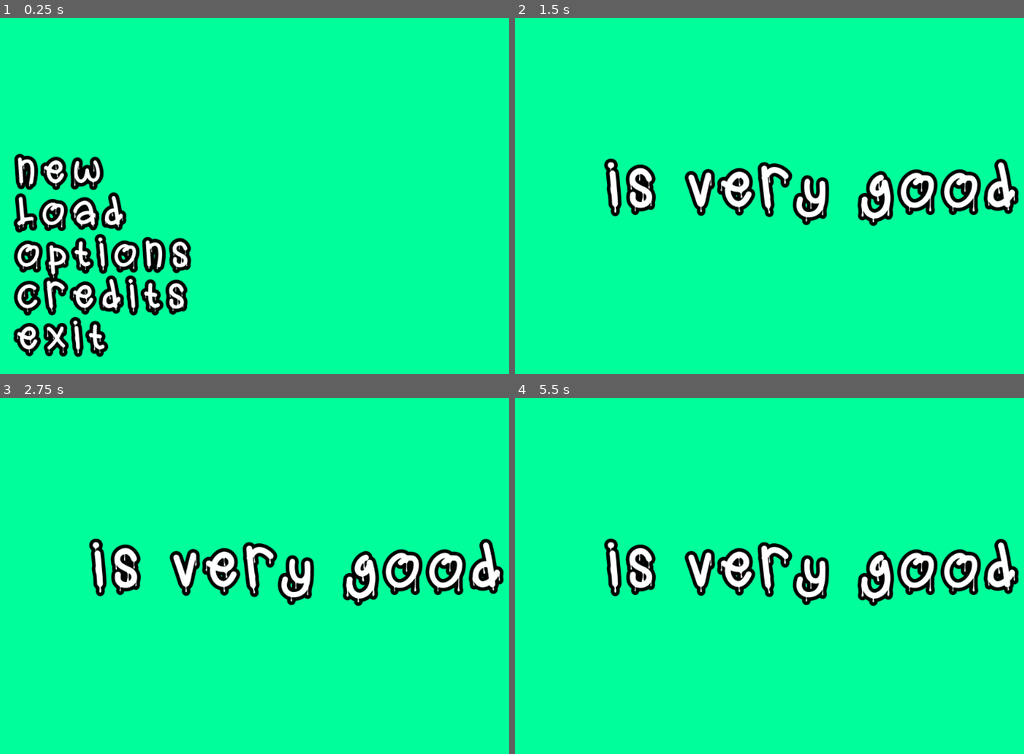
Above: before the commit, frames 1-4 (two rows, left to right).
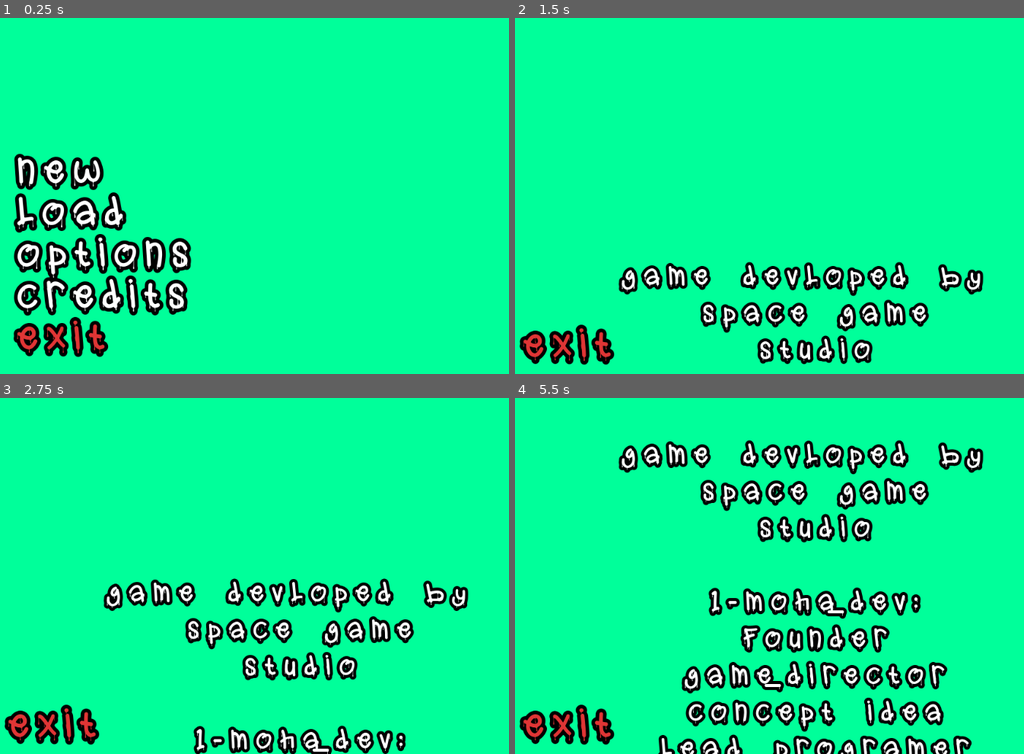
Above: after the commit, the same moments.

Repository: moha2008dev/slime-shift
Game: Godot game, scene res://scenes/main_menu.tscn
Two runs of this game, one before a commit and one after it. Both use one fixed random seed, a clock stepped at 60 frames per second and the inputs below.
Inputs (mouse positions are in pixels of both pictures, inside the frame that each line leads up to):
- Up to frame 1 (0.25 s): no input
- Up to frame 2 (1.5 s): click (616, 295) at 0.5 s
- Up to frame 3 (2.75 s): no input
- Up to frame 4 (5.5 s): no input

The runs differ from the first frame. In frame 1, 0.5% of the frame differs, in the area x 3-21%, y 85-95%; in frame 2, 14%; in frame 3, 15%; in frame 4, 24%, in the area x 0-99%, y 11-100%.

Commit message:
some eddits and adding a credit.tcn

Diff:
--- /dev/null
+++ b/scenes/credits.gd
@@ -0,0 +1,15 @@
+extends Control
+
+var previos_scene = "res://scenes/main_menu.tscn"
+
+func _ready():
+	$credits_up.play("up")
+
+func _on_TextureButton_pressed():
+	get_tree().change_scene(previos_scene)
+
+
+
+func _on_credits_up_animation_finished(anim_name):
+	if anim_name == "up":
+		get_tree().change_scene(previos_scene)
--- /dev/null
+++ b/scenes/credits.tscn
@@ -0,0 +1,121 @@
+[gd_scene load_steps=8 format=2]
+
+[ext_resource path="res://fonts/SlimeDrip-m2GJv.ttf" type="DynamicFontData" id=1]
+[ext_resource path="res://scenes/credits.gd" type="Script" id=2]
+
+[sub_resource type="StyleBoxFlat" id=1]
+bg_color = Color( 0, 1, 0.607843, 1 )
+
+[sub_resource type="DynamicFont" id=2]
+size = 65
+outline_size = 6
+outline_color = Color( 0, 0, 0, 1 )
+extra_spacing_char = 14
+font_data = ExtResource( 1 )
+
+[sub_resource type="DynamicFont" id=3]
+size = 45
+outline_size = 5
+outline_color = Color( 0, 0, 0, 1 )
+extra_spacing_bottom = 13
+extra_spacing_char = 14
+extra_spacing_space = 17
+font_data = ExtResource( 1 )
+
+[sub_resource type="Animation" id=4]
+length = 0.001
+tracks/0/type = "value"
+tracks/0/path = NodePath("credis:rect_position")
+tracks/0/interp = 1
+tracks/0/loop_wrap = true
+tracks/0/imported = false
+tracks/0/enabled = true
+tracks/0/keys = {
+"times": PoolRealArray( 0 ),
+"transitions": PoolRealArray( 1 ),
+"update": 0,
+"values": [ Vector2( 54.5, 400 ) ]
+}
+
+[sub_resource type="Animation" id=5]
+resource_name = "up"
+length = 20.0
+tracks/0/type = "value"
+tracks/0/path = NodePath("credis:rect_position")
+tracks/0/interp = 1
+tracks/0/loop_wrap = true
+tracks/0/imported = false
+tracks/0/enabled = true
+tracks/0/keys = {
+"times": PoolRealArray( 0, 20 ),
+"transitions": PoolRealArray( 1, 1 ),
+"update": 0,
+"values": [ Vector2( 54.5, 400 ), Vector2( 54.5, -1300 ) ]
+}
+
+[node name="credits" type="Control"]
+anchor_right = 1.0
+anchor_bottom = 1.0
+script = ExtResource( 2 )
+
+[node name="Panel" type="Panel" parent="."]
+margin_right = 1024.0
+margin_bottom = 602.0
+custom_styles/panel = SubResource( 1 )
+
+[node name="exit" type="Label" parent="."]
+margin_left = 15.0
+margin_top = 519.0
+margin_right = 162.0
+margin_bottom = 585.0
+custom_colors/font_color = Color( 0.882353, 0.211765, 0.211765, 1 )
+custom_fonts/font = SubResource( 2 )
+text = "exit"
+
+[node name="exitb" type="TextureButton" parent="."]
+margin_left = -2.0
+margin_top = 504.0
+margin_right = 174.0
+margin_bottom = 605.0
+
+[node name="credis" type="Label" parent="."]
+anchor_left = 0.5
+anchor_top = 0.5
+anchor_right = 0.5
+anchor_bottom = 0.5
+margin_left = -457.5
+margin_top = 100.0
+margin_right = 457.5
+margin_bottom = 1645.0
+custom_colors/font_color = Color( 1, 1, 1, 1 )
+custom_fonts/font = SubResource( 3 )
+text = "game devloped by
+space game
+studio
+
+1-moha_dev:
+Founder
+game_director
+concept idea
+lead programer
+ui programer
+2-iyed abbes:
+game designer
+lt Maneger
+3-monday:
+narrator
+level designer
+4-wadoud:
+lead artist
+2d artist
+sound designer
+5-rashad :
+game play programer"
+align = 1
+valign = 1
+
+[node name="credits_up" type="AnimationPlayer" parent="."]
+anims/RESET = SubResource( 4 )
+anims/up = SubResource( 5 )
+
+[connection signal="animation_finished" from="credits_up" to="." method="_on_credits_up_animation_finished"]
--- a/scenes/main_menu.tscn
+++ b/scenes/main_menu.tscn
@@ -64,7 +64,7 @@
 margin_top = 280.0
 margin_right = 312.0
 margin_bottom = 346.0
-custom_colors/font_color = Color( 1, 1, 1, 1 )
+custom_colors/font_color = Color( 0.882353, 0.211765, 0.211765, 1 )
 custom_fonts/font = SubResource( 2 )
 text = "exit"
 
--- a/scripts/main_menu.gd
+++ b/scripts/main_menu.gd
@@ -16,7 +16,7 @@
 
 
 func _on_credits_pressed():
-	get_tree().change_scene("res://scenes/test.tscn")
+	get_tree().change_scene("res://scenes/credits.tscn")
 
 
 func _on_exit_pressed():
